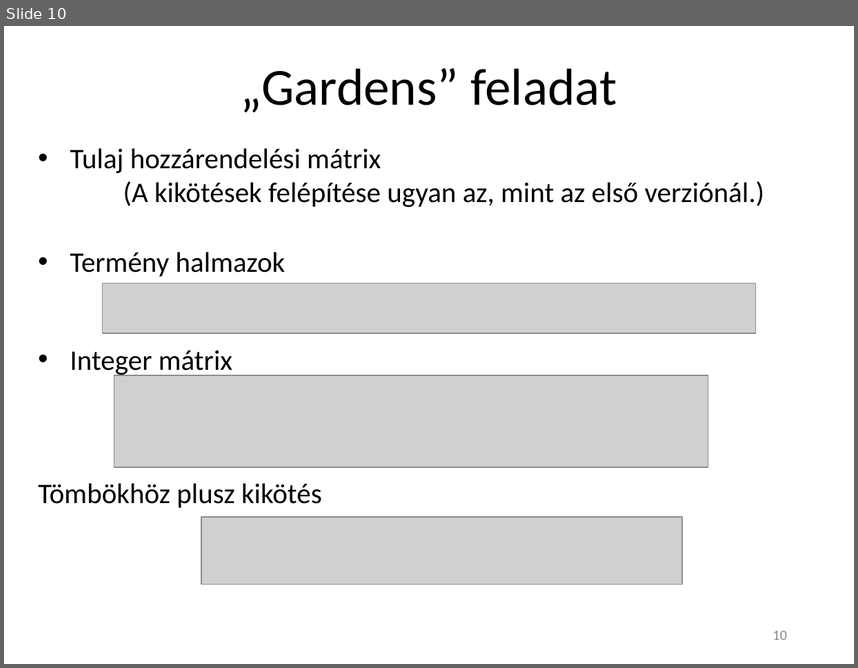
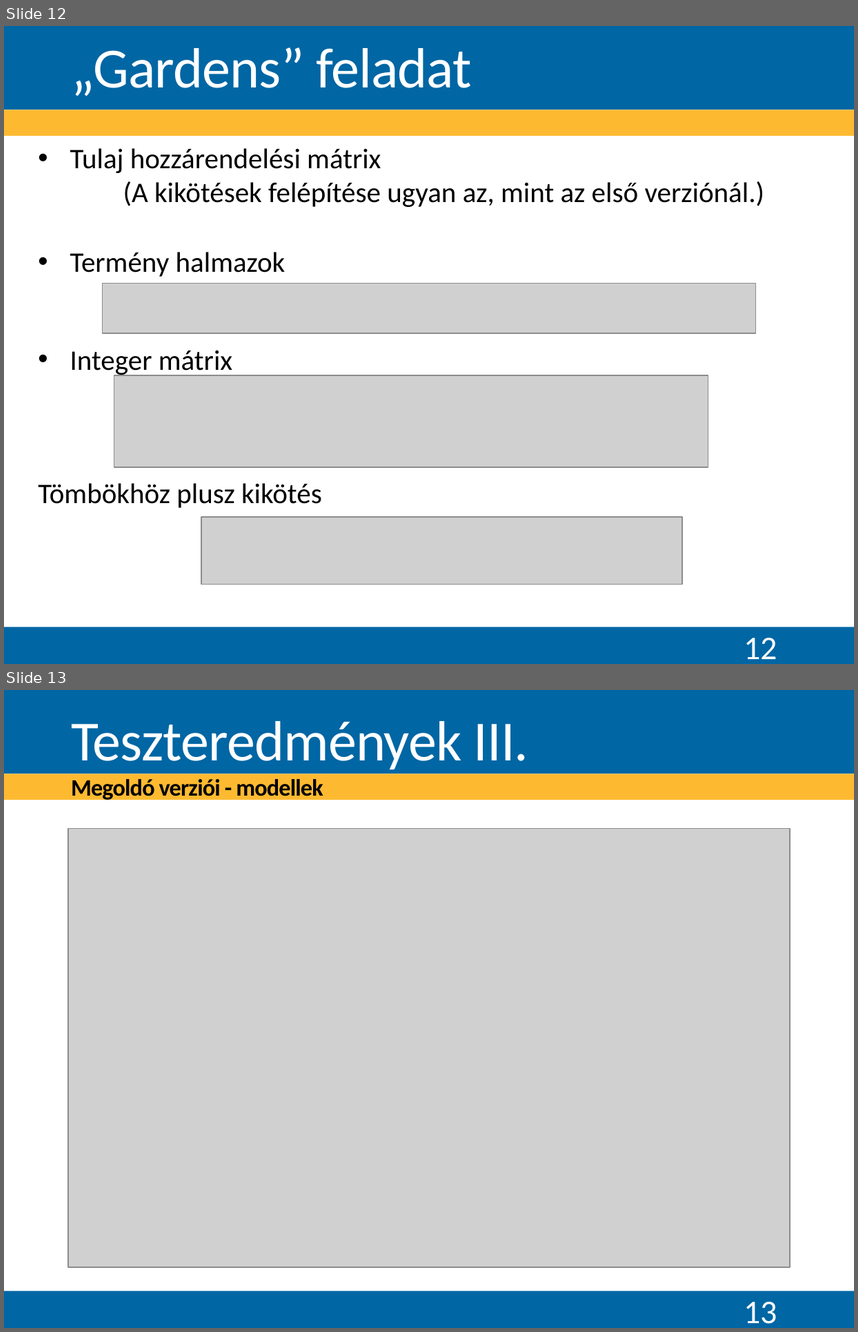
Before and after one commit to Teaching-projects/SZE-Peku221b, a slide deck: CP_Dolgozat/Előadás/Logikai feladványok megoldása korlátprogramozással.pptx. Shown one above the other, each under a label of ours: slide 10 before the commit, slides 12 and 13 after it. The pictures are 858x668 and 858x1332 pixels, drawn with LibreOffice and Linux fonts; fonts in the diff are those of the drawing; grey boxes stand for pictures; background and template pictures are left out. Boxes give left, top, right and bottom in pixels: in the first picture for what was removed or moved away, otherwise in the second. Text is boxed around its words. In the diff, an @@ line names an element or a change of style, - is before the commit and + after.

```diff
--- a/CP_Dolgozat/Előadás/Logikai feladványok megoldása korlátprogramozással.pptx
+++ b/CP_Dolgozat/Előadás/Logikai feladványok megoldása korlátprogramozással.pptx
@@ slide 13 added at (4, 690, 854, 1328), background #FFFFFF; not listed: 3 template elements that a slide beside it also shows @@
@@ title added at (71, 721, 528, 801), 20 pt, text #000000, bold @@
+Teszteredmények III.
+Megoldó verziói - modellek
@@ picture added at (67, 829, 789, 1268) @@
@@ page number added at (744, 1301, 777, 1323), 28 pt, text #FFFFFF @@
+13
@@ what was slide 10 is now slide 12 @@
@@ slide 12 changed as well @@
@@ rectangle added at (4, 26, 854, 109), fill #0066A4 @@
@@ title "„Gardens” feladat": place and size @@
-title "„Gardens” feladat" at (241, 68, 617, 112)
+title "„Gardens” feladat" at (71, 47, 472, 96)
@@ title "„Gardens” feladat" at (71, 47, 472, 96): size 44 to 48 pt, text colour #000000 to #FFFFFF, letter spacing 0 to -0.5 pt; alignment centre to left; line spacing 0.9 to 0.85; vertical alignment middle to bottom @@
@@ rectangle added at (4, 110, 854, 136), fill #FDBA31 @@
@@ rectangle added at (4, 626, 854, 664), fill #0066A4 @@
@@ page number at (744, 637, 777, 659): text changed; size 12 to 28 pt; text colour #8C8C8C to #FFFFFF @@
-10
+12
```
Also in this commit, not shown: 9 other slides changed, 5 other slides added, 6 slides removed, 11 other files.
